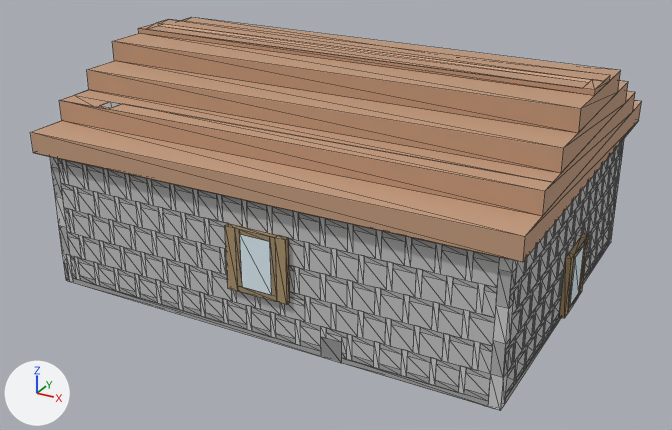
A saved change to the glTF model assets/edificios/vidrieria_01.glb.
Camera for both pictures: a camera (50 mm lens) standing at (13.17, -19.38, 8.59) and looking at (5.05, -4.62, 1.21). Every picture has the same lights, and +X, +Y and +Z are marked at lower left. The first picture is the older version. Mesh edges are drawn as thin lines. Vertices at exactly the same position are counted once.

The first picture shows 'vidrieria_01'.
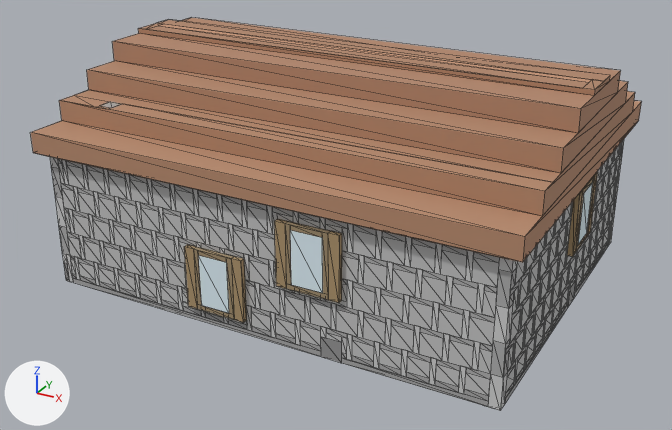
The newer file is also turned or shifted as a whole; pictures and numbers use the older file's frame.

Pixel boxes [x1, y1, x2, y2] of what changed, in the pictures (672 x 430 px; the box of a moved part takes in the faces that stretch with it):
```json
{"part": 1, "of": "me_vidrieria_01", "change": "moved or reshaped", "before": [179, 211, 359, 325], "after": [179, 211, 359, 325]}
{"part": 2, "of": "me_vidrieria_01", "change": "moved or reshaped", "before": [559, 180, 593, 318], "after": [559, 172, 598, 316]}
{"part": 3, "of": "me_vidrieria_01", "change": "recoloured", "before": [31, 18, 641, 262], "after": [31, 18, 641, 262]}
```

The change, as JSON lines over the scene's bpy script:
```json
{"block": "me_vidrieria_01", "where": "# used by ob_vidrieria_01; location = (0.0, 0.0, 0.0)"}
{"op": "remove", "block": "me_vidrieria_01", "code": "me_vidrieria_01.from_pydata(...)  # 2180 vertices, 2284 faces; spans x 0.4..9.8, y -7.8..-0.4, z 0.0..4.4"}
{"op": "add", "block": "me_vidrieria_01", "code": "me_vidrieria_01.from_pydata(...)  # 2217 vertices, 2348 faces; spans x 0.4..9.8, y -7.8..-0.4, z 0.0..4.4"}
{"block": "me_vidrieria_01", "change": "me_vidrieria_01 part 1: 8 vertices moved from x 4.6..6.7, y -7.7..-7.6, z 0.9..2.1 to x 4.7..6.8, y -7.6, z 1.0..2.4; 73 vertices removed from x 3.7..6.7, y -7.7..-7.6, z 0.5..2.1; 92 vertices added at x 3.5..6.9, y -7.7..-7.6, z 0.3..2.5"}
{"block": "me_vidrieria_01", "change": "me_vidrieria_01 part 2: 4 vertices moved from x 9.6, y -3.9..-3.3, z 0.2..1.5 to x 9.6, y -3.6..-3.4, z 0.2..1.1; 49 vertices removed from x 9.6..9.7, y -4.5..-3.2, z 0.1..2.1; 52 vertices added at x 9.6..9.7, y -4.4..-3.2, z 0.1..2.5"}
{"block": "me_vidrieria_01", "change": "me_vidrieria_01 part 3: 80 kept faces spanning x 0.4..9.8, y -7.8..-0.4, z 2.7..4.4 get new vertex colours; the middle colour goes from brown #c29a7c to brown #b4886c"}
{"block": "me_vidrieria_01", "change": "other edits to the shape of me_vidrieria_01 do not show in these pictures"}
```
